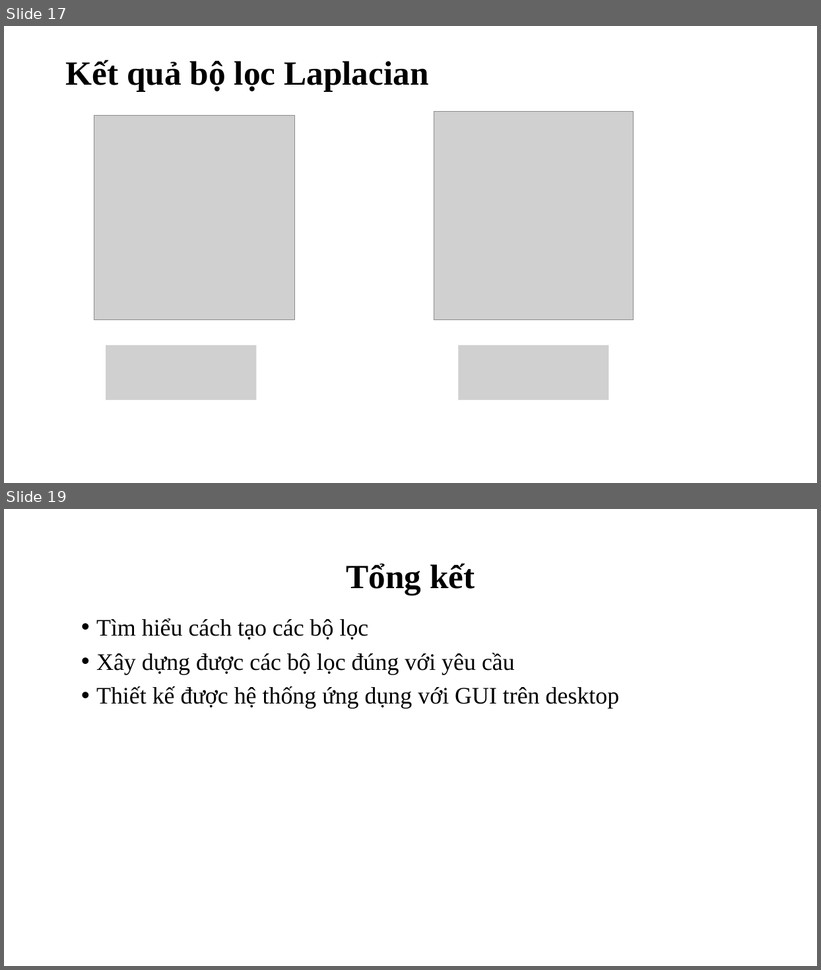
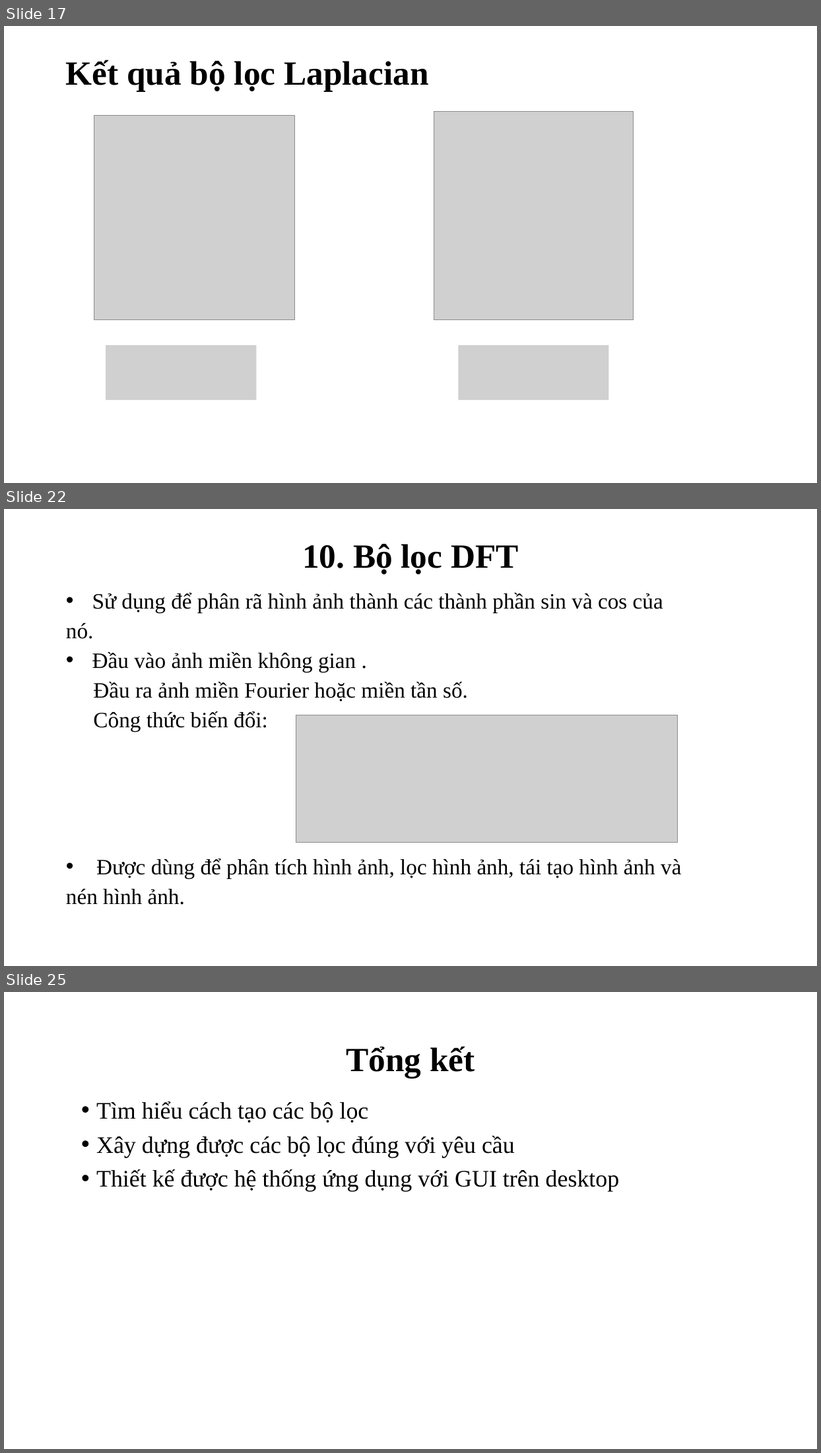
Before and after one commit to HelloKittty123/BTL-XLAS, a slide deck: Slide_XLAS.pptx. Shown one above the other, each under a label of ours: slides 17 and 19 before the commit, slides 17, 22 and 25 after it; the slides between them are not shown. The pictures are 821x970 and 821x1453 pixels, drawn with LibreOffice and Linux fonts; fonts in the diff are those of the drawing; grey boxes stand for pictures; background and template pictures are left out. Boxes give left, top, right and bottom in pixels: in the first picture for what was removed or moved away, otherwise in the second. Text is boxed around its words. In the diff, an @@ line names an element or a change of style, - is before the commit and + after.

```diff
--- a/Slide_XLAS.pptx
+++ b/Slide_XLAS.pptx
@@ slide 22 added at bbox=[4, 509, 817, 966], background picture (left out) @@
@@ title added at bbox=[302, 543, 519, 574], 40 pt, text #000000, bold @@
+10. Bộ lọc DFT
@@ text added at bbox=[66, 593, 681, 905], 25.9 pt, text #000000 @@
+• Sử dụng để phân rã hình ảnh thành các thành phần sin và cos của
+nó.
+• Đầu vào ảnh miền không gian .
+Đầu ra ảnh miền Fourier hoặc miền tần số.
+Công thức biến đổi:
+• Được dùng để phân tích hình ảnh, lọc hình ảnh, tái tạo hình ảnh và
+nén hình ảnh.
@@ picture added at bbox=[296, 715, 678, 843] @@
@@ what was slide 19 is now slide 25 @@
```
Also in this commit, not shown: 5 slides changed, 5 other slides added, 9 other files.
